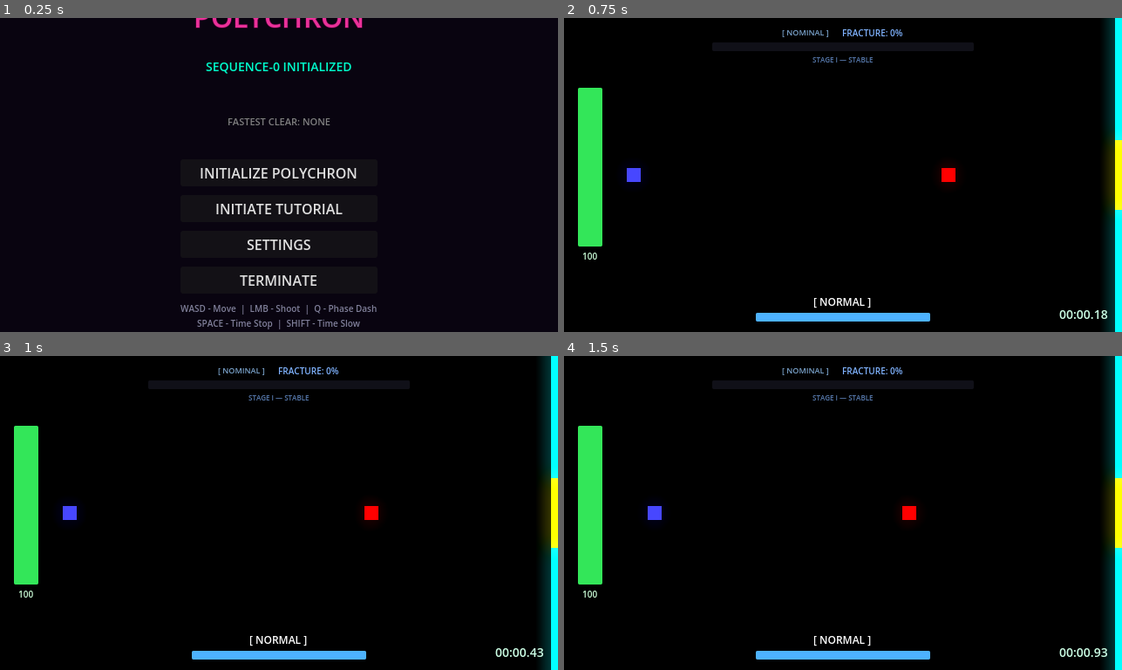
Above: before the commit, frames 1-4 (two rows, left to right).
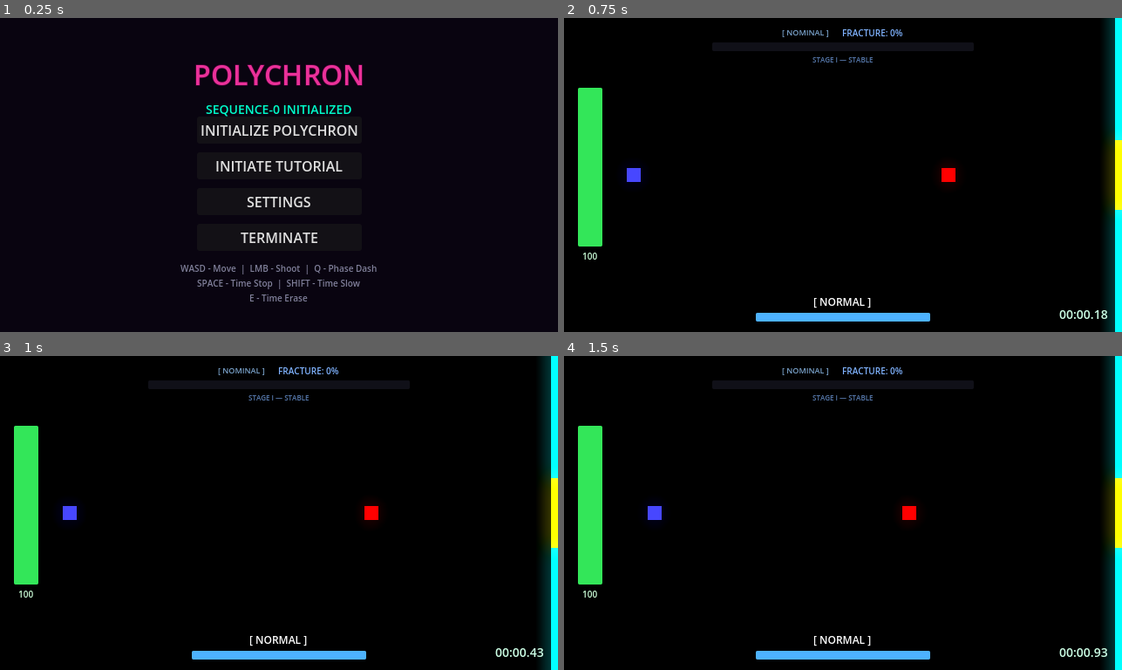
Above: after the commit, the same moments.

Repository: scarf-y/Polychron
Game: Godot game, scene res://scenes/ui/main_menu.tscn
Same seed, same stepped clock (60 frames per second), same inputs: the game is played once before the commit and once after it.
Inputs (mouse positions are in pixels of both pictures, inside the frame that each line leads up to):
- Up to frame 1 (0.25 s): no input
- Up to frame 2 (0.75 s): click "INITIALIZE POLYCHRON" at 0.5 s
- Up to frame 3 (1 s): no input
- Up to frame 4 (1.5 s): tap Enter at 1.25 s; move the mouse to (965, 497) at 1.27 s; hold D (move_right) from 1.28 s (still down); hold Enter from 1.28 s (still down)

The runs differ from the first frame. In frame 1, 6.1% of the frame differs, in the area x 32-68%, y 0-100%; in frame 2, nothing differs; in frame 3, nothing differs; in frame 4, nothing differs.
Error after the commit: Invalid call. Nonexistent function 'set_theme_constant_override' in base 'HBoxContainer'. (res://scripts/main_menu.gd:42)

Commit message:
style: implement split-screen main menu layout with player preview

Diff:
--- a/scripts/main_menu.gd
+++ b/scripts/main_menu.gd
@@ -32,55 +32,88 @@
 
 	_load_settings()
 	_animate_title()
-	var vbox = get_node("VBoxContainer")
-	if vbox:
-		# 1. Reparent Title and Subtitle to the central container
-		if title_label:
-			title_label.reparent(vbox)
-			vbox.move_child(title_label, 0)
-			title_label.horizontal_alignment = HORIZONTAL_ALIGNMENT_CENTER
-			# Add spacer after title
-			var title_spacer := Control.new()
-			title_spacer.custom_minimum_size = Vector2(0, 5)
-			vbox.add_child(title_spacer)
-			vbox.move_child(title_spacer, 1)
 
-		if subtitle_label:
-			subtitle_label.reparent(vbox)
-			vbox.move_child(subtitle_label, 2)
-			subtitle_label.horizontal_alignment = HORIZONTAL_ALIGNMENT_CENTER
-			# Add large spacer after subtitle
-			var sub_spacer := Control.new()
-			sub_spacer.custom_minimum_size = Vector2(0, 25)
-			vbox.add_child(sub_spacer)
-			vbox.move_child(sub_spacer, 3)
+	# 1. Create Layout Structure
+	var main_hbox := HBoxContainer.new()
+	main_hbox.set_anchors_preset(Control.PRESET_FULL_RECT)
+	main_hbox.offset_left = 60
+	main_hbox.offset_right = -60
+	main_hbox.alignment = BoxContainer.ALIGNMENT_CENTER
+	main_hbox.set_theme_constant_override("separation", 100)
+	add_child(main_hbox)
 
-		# 2. Add Best Time (below subtitle spacer)
-		var best_time_label := Label.new()
-		var has_best = TimeManager.best_game_time > 0.0
-		best_time_label.text = "FASTEST CLEAR: " + (_format_time(TimeManager.best_game_time) if has_best else "NONE")
-		best_time_label.add_theme_font_size_override("font_size", 11)
-		best_time_label.add_theme_color_override("font_color", Color(1.0, 0.8, 0.2) if has_best else Color(0.5, 0.5, 0.5))
-		best_time_label.horizontal_alignment = HORIZONTAL_ALIGNMENT_CENTER
-		vbox.add_child(best_time_label)
-		vbox.move_child(best_time_label, 4)
+	var left_vbox := VBoxContainer.new()
+	left_vbox.size_flags_horizontal = Control.SIZE_EXPAND_FILL
+	left_vbox.alignment = BoxContainer.ALIGNMENT_CENTER
+	left_vbox.set_theme_constant_override("separation", 10)
+	main_hbox.add_child(left_vbox)
 
-		# Add small spacer below best time
-		var bt_spacer := Control.new()
-		bt_spacer.custom_minimum_size = Vector2(0, 15)
-		vbox.add_child(bt_spacer)
-		vbox.move_child(bt_spacer, 5)
+	var right_vbox := VBoxContainer.new()
+	right_vbox.size_flags_horizontal = Control.SIZE_EXPAND_FILL
+	right_vbox.alignment = BoxContainer.ALIGNMENT_CENTER
+	right_vbox.set_theme_constant_override("separation", 20)
+	main_hbox.add_child(right_vbox)
 
-		# 3. Move ControlsLabel to the bottom
-		var controls = get_node_or_null("ControlsLabel")
-		if controls:
-			controls.reparent(vbox)
-			controls.add_theme_font_size_override("font_size", 9)
-			# Add spacer above controls
-			var ctrl_spacer := Control.new()
-			ctrl_spacer.custom_minimum_size = Vector2(0, 20)
-			vbox.add_child(ctrl_spacer)
-			vbox.add_child(controls)
+	# 2. Populate Left Side (Title + Buttons)
+	if title_label:
+		title_label.reparent(left_vbox)
+		title_label.horizontal_alignment = HORIZONTAL_ALIGNMENT_LEFT
+
+	if subtitle_label:
+		subtitle_label.reparent(left_vbox)
+		subtitle_label.horizontal_alignment = HORIZONTAL_ALIGNMENT_LEFT
+		# Spacer below subtitle
+		var sub_spacer := Control.new()
+		sub_spacer.custom_minimum_size = Vector2(0, 30)
+		left_vbox.add_child(sub_spacer)
+
+	# Move the original button container's buttons into the left_vbox
+	var old_vbox = get_node("VBoxContainer")
+	if old_vbox:
+		var buttons = old_vbox.get_children()
+		for b in buttons:
+			if b is Button:
+				b.reparent(left_vbox)
+				b.custom_minimum_size = Vector2(180, 0)
+		old_vbox.queue_free()
+
+	# 3. Populate Right Side (Player Preview + Best Time + Controls)
+
+	# Player Preview Container
+	var player_container := Control.new()
+	player_container.custom_minimum_size = Vector2(100, 100)
+	right_vbox.add_child(player_container)
+
+	# Simple Player Visual (Diamond Shape)
+	var player_poly := Polygon2D.new()
+	player_poly.polygon = PackedVector2Array([
+		Vector2(0, -25), Vector2(20, 0), Vector2(0, 25), Vector2(-20, 0)
+	])
+	player_poly.color = Color(0.3, 0.5, 1.0)
+	player_poly.position = Vector2(50, 50)
+	player_container.add_child(player_poly)
+
+	# Glow effect for player preview
+	var tween = player_poly.create_tween().set_loops()
+	tween.tween_property(player_poly, "scale", Vector2(1.1, 1.1), 1.0)
+	tween.tween_property(player_poly, "scale", Vector2(1.0, 1.0), 1.0)
+
+	# Best Time
+	var best_time_label := Label.new()
+	var has_best = TimeManager.best_game_time > 0.0
+	best_time_label.text = "FASTEST CLEAR: " + (_format_time(TimeManager.best_game_time) if has_best else "NONE")
+	best_time_label.add_theme_font_size_override("font_size", 12)
+	best_time_label.add_theme_color_override("font_color", Color(1.0, 0.8, 0.2) if has_best else Color(0.5, 0.5, 0.5))
+	best_time_label.horizontal_alignment = HORIZONTAL_ALIGNMENT_CENTER
+	right_vbox.add_child(best_time_label)
+
+	# Controls
+	var controls = get_node_or_null("ControlsLabel")
+	if controls:
+		controls.reparent(right_vbox)
+		controls.horizontal_alignment = HORIZONTAL_ALIGNMENT_CENTER
+		controls.add_theme_font_size_override("font_size", 10)
+		controls.text = controls.text.replace("  |  ", "\n") # Stack them for the side view
 
 	# Ensure time is normal when returning to menu
 	Engine.time_scale = 1.0
